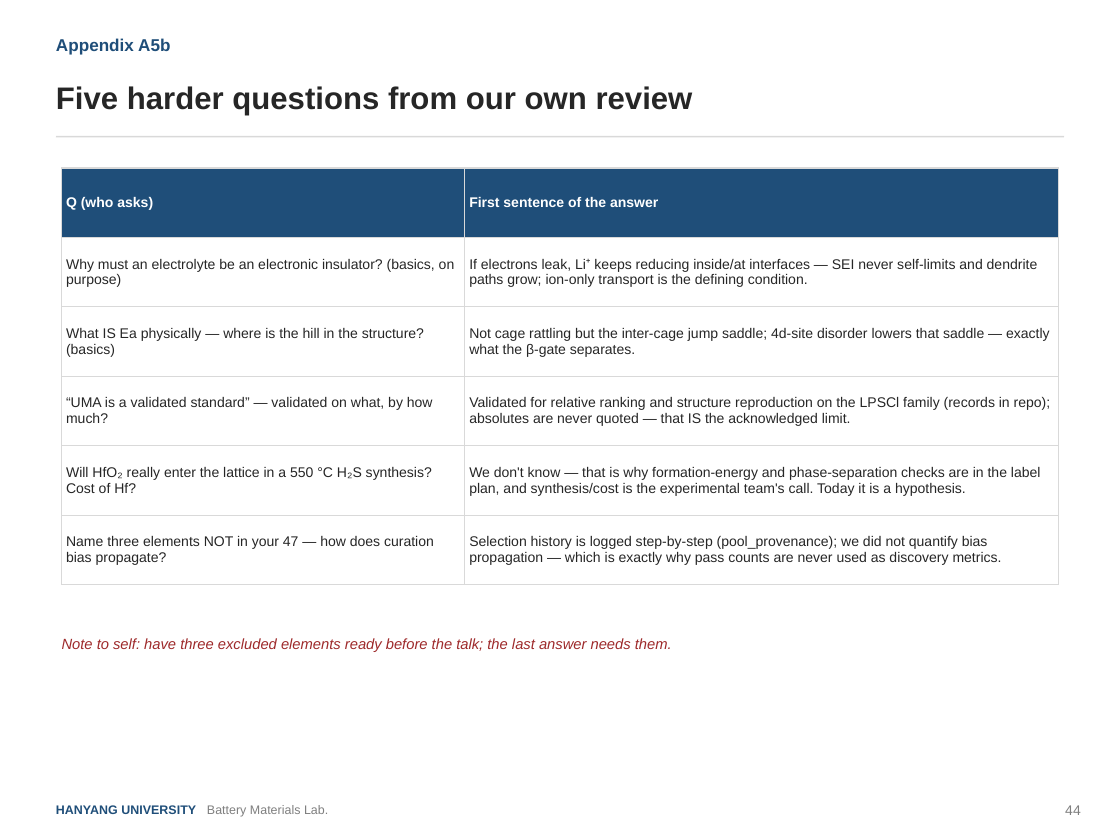
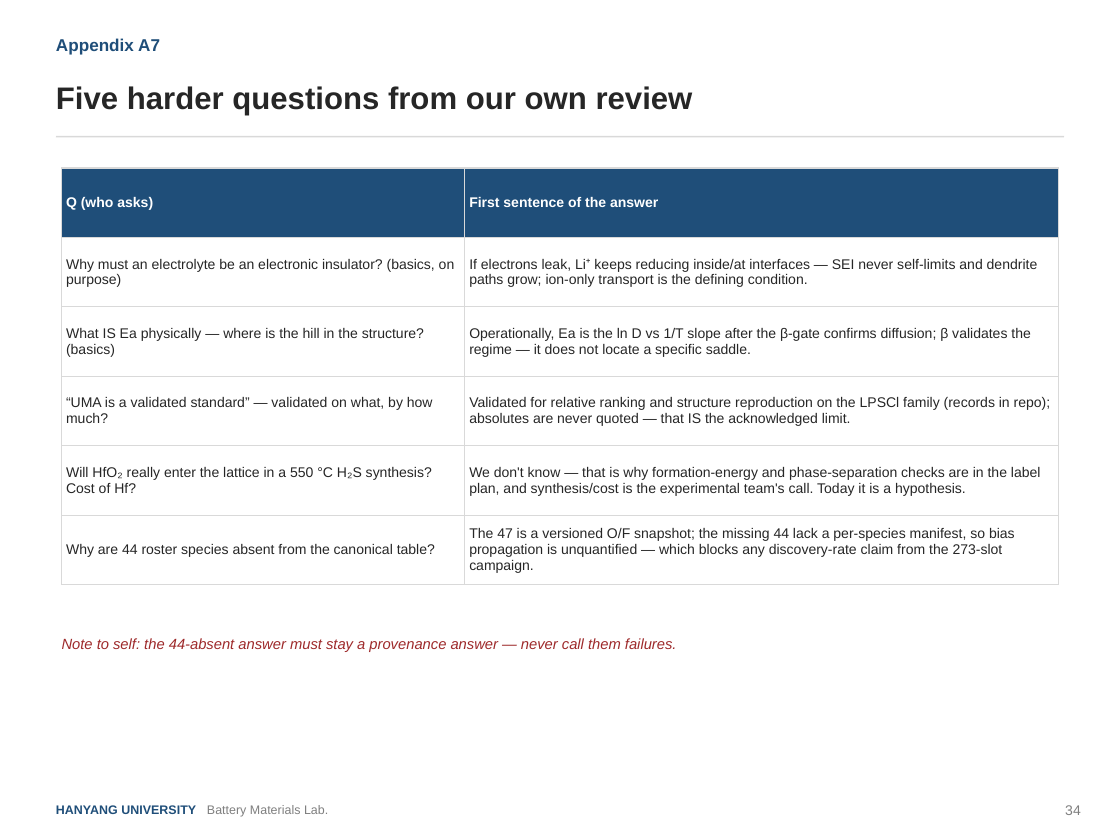
Before and after one commit to yonghoon7153-source/Yonghoon-DEM-DFT, a slide deck: slide 34 of kb/seminars/Research_Seminar_2026_08_final.pptx (slide 44 before the commit). Drawn at 1120x840 pixels with LibreOffice and Linux fonts; fonts in the diff are those of the drawing. Boxes give left, top, right and bottom in pixels: in the first picture for what was removed or moved away, otherwise in the second. Text is boxed around its words. In the diff, an @@ line names an element or a change of style, - is before the commit and + after.

```diff
--- a/kb/seminars/Research_Seminar_2026_08_final.pptx
+++ b/kb/seminars/Research_Seminar_2026_08_final.pptx
@@ text at <box>56,38,160,55</box>: text changed @@
-Appendix A5b
+Appendix A7
@@ table at <box>62,168,1058,577</box> @@
-row 3, column 2: Not cage rattling but the inter-cage jump saddle; 4d-site disorder lowers that saddle — exactly what the β-gate separates.
+row 3, column 2: Operationally, Ea is the ln D vs 1/T slope after the β-gate confirms diffusion; β validates the regime — it does not locate a specific saddle.
-row 6, column 1: Name three elements NOT in your 47 — how does curation bias propagate?
+row 6, column 1: Why are 44 roster species absent from the canonical table?
-row 6, column 2: Selection history is logged step-by-step (pool_provenance); we did not quantify bias propagation — which is exactly why pass counts are never used as discovery metrics.
+row 6, column 2: The 47 is a versioned O/F snapshot; the missing 44 lack a per-species manifest, so bias propagation is unquantified — which blocks any discovery-rate claim from the 273-slot campaign.
@@ text at <box>62,638,677,652</box>: text changed @@
-Note to self: have three excluded elements ready before the talk; the last answer needs them.
+Note to self: the 44-absent answer must stay a provenance answer — never call them failures.
@@ text at <box>1065,805,1081,815</box>: text changed @@
-44
+34
```
Also in this commit, not shown: 34 other slides changed, 1 slide added, 11 slides removed, 4 other files.
